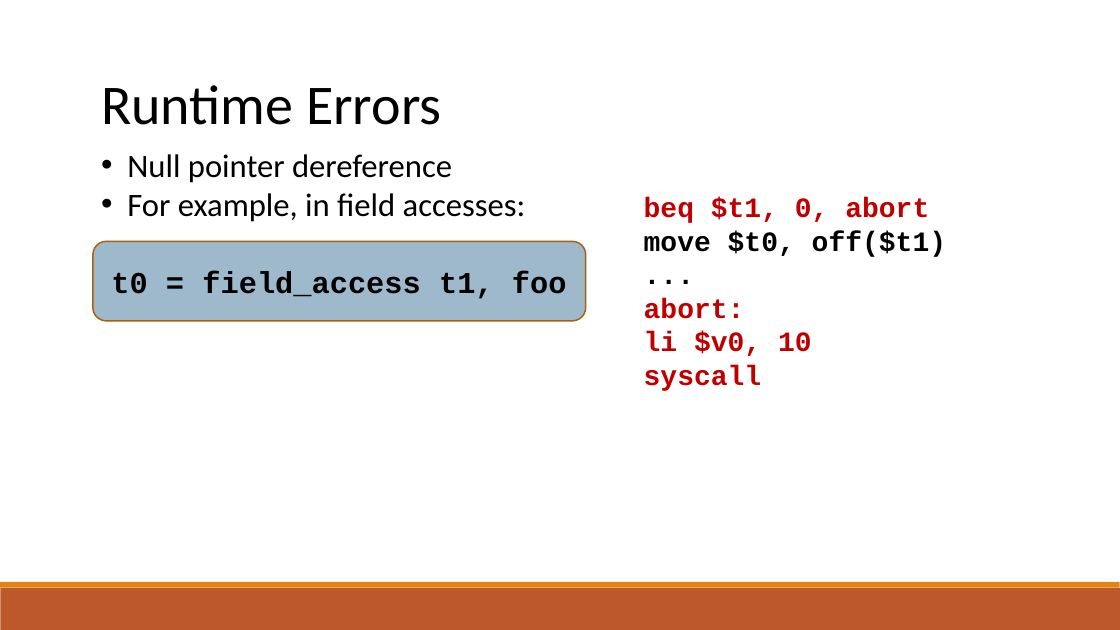
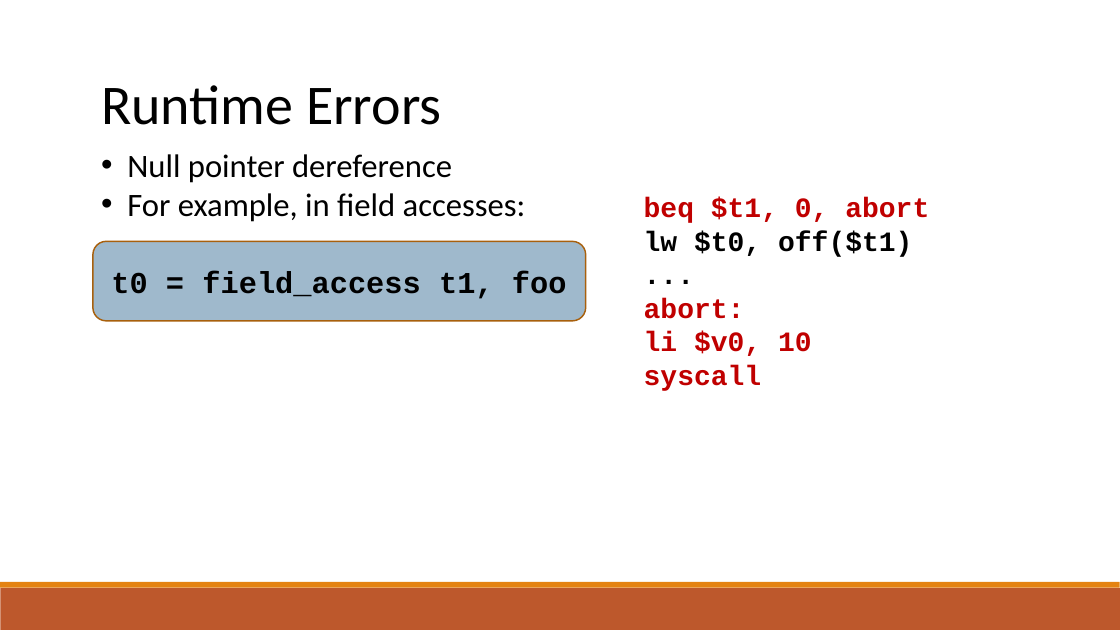
Before and after one commit to raghadzeidan/COMPILATION_TAU_FOR_STUDENTS, a slide deck: slide 72 of new_slides/codegen.pptx. Drawn at 1120x630 pixels with LibreOffice and Linux fonts; fonts in the diff are those of the drawing. Boxes give left, top, right and bottom in pixels: in the first picture for what was removed or moved away, otherwise in the second. Text is boxed around its words. In the diff, an @@ line names an element or a change of style, - is before the commit and + after.

```diff
--- a/new_slides/codegen.pptx
+++ b/new_slides/codegen.pptx
@@ text at bbox=[644, 231, 912, 257]: text changed @@
-move $t0, off($t1)
+lw $t0, off($t1)
```
Also in this commit, not shown: 1 other slide changed, 1 other file.
